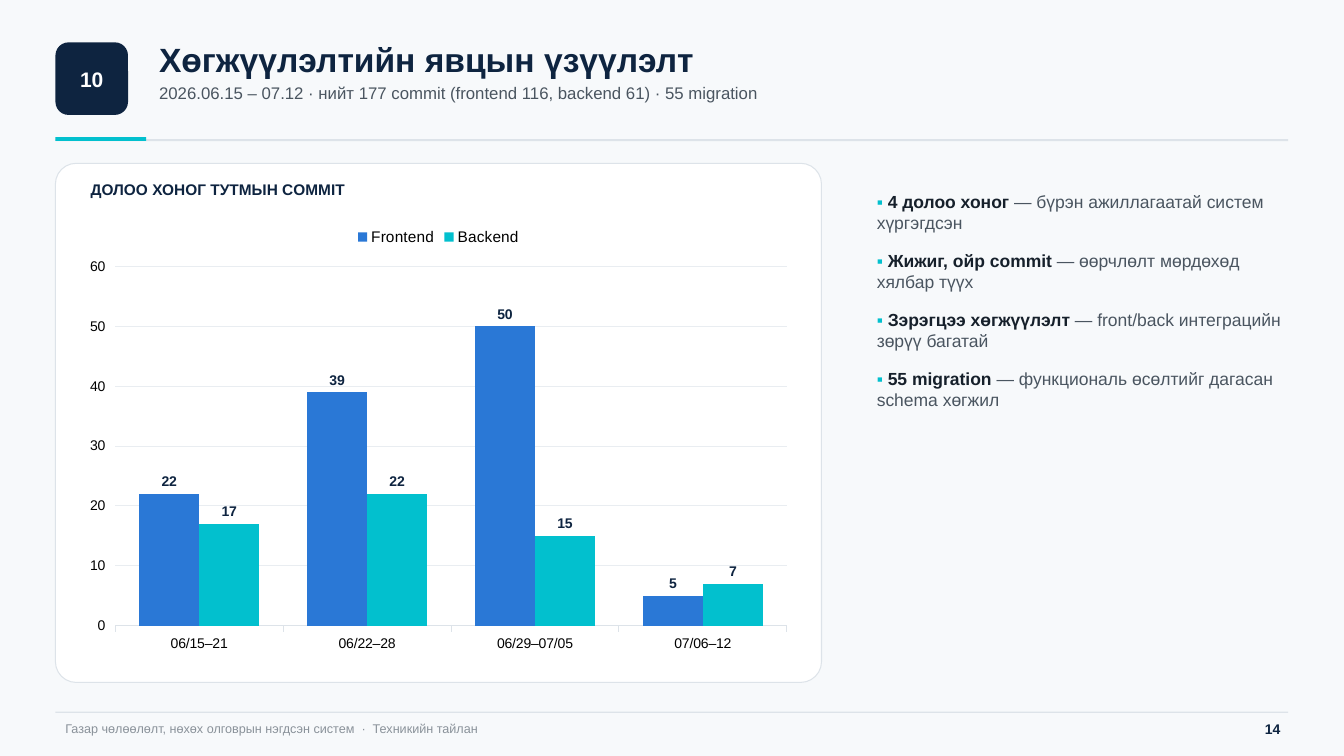
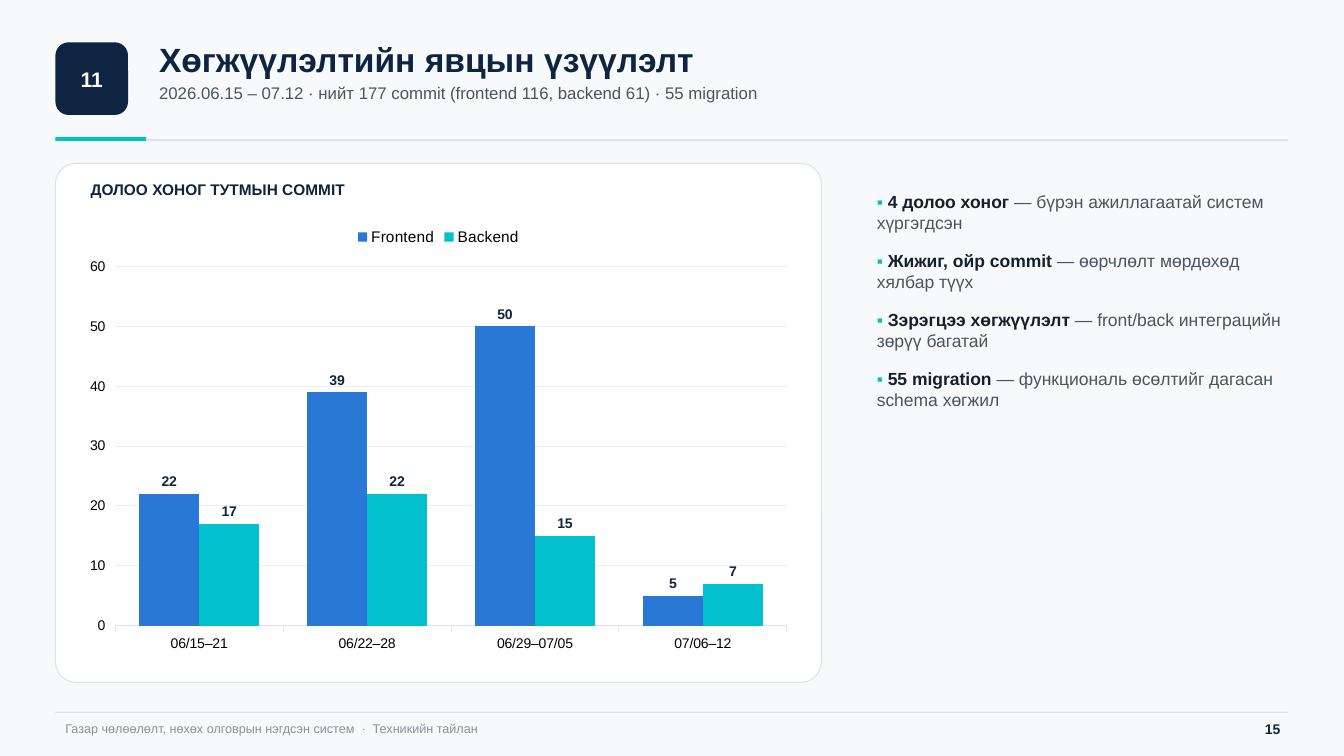
Before and after one commit to bumaa7018/acquisition_frontend, a slide deck: slide 16 of system-tailan.pptx (slide 15 before the commit). Drawn at 1344x756 pixels with LibreOffice and Linux fonts; fonts in the diff are those of the drawing. Boxes give left, top, right and bottom in pixels: in the first picture for what was removed or moved away, otherwise in the second. Text is boxed around its words. In the diff, an @@ line names an element or a change of style, - is before the commit and + after.

```diff
--- a/system-tailan.pptx
+++ b/system-tailan.pptx
@@ text in rounded rectangle at bbox=[81, 72, 103, 87]: text changed @@
-10
+11
@@ text at bbox=[1265, 724, 1281, 734]: text changed @@
-14
+15
```
Also in this commit, not shown: 10 other slides changed, 4 slides added, 6 other files.
